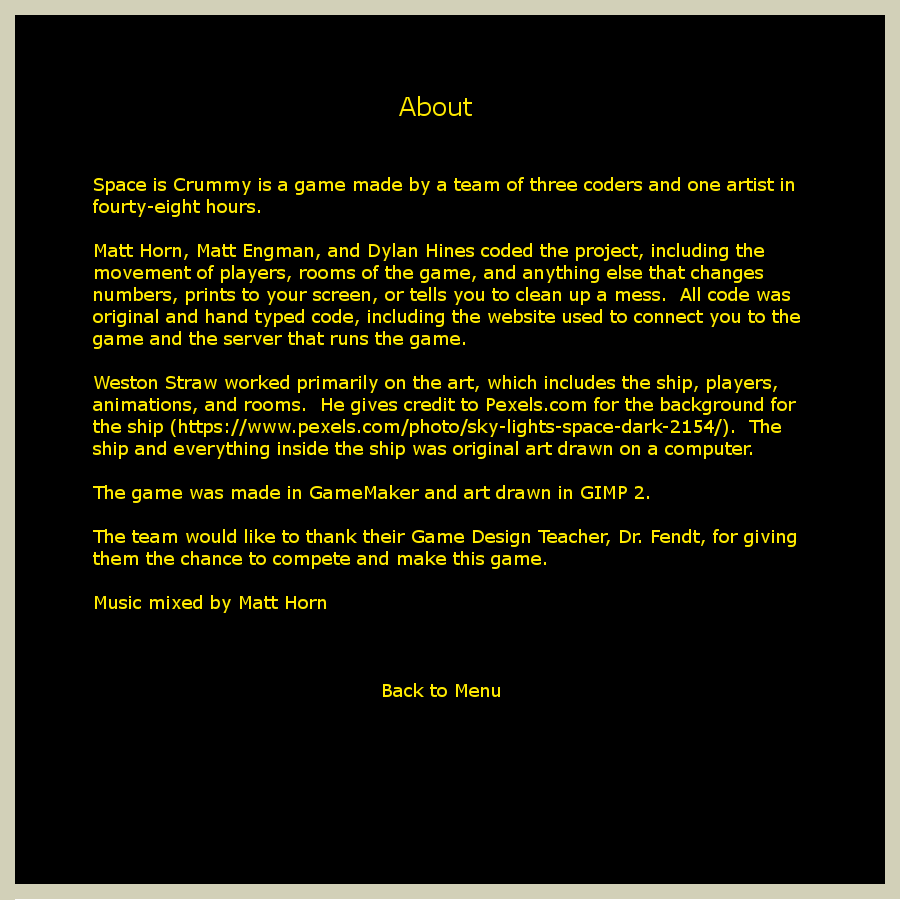
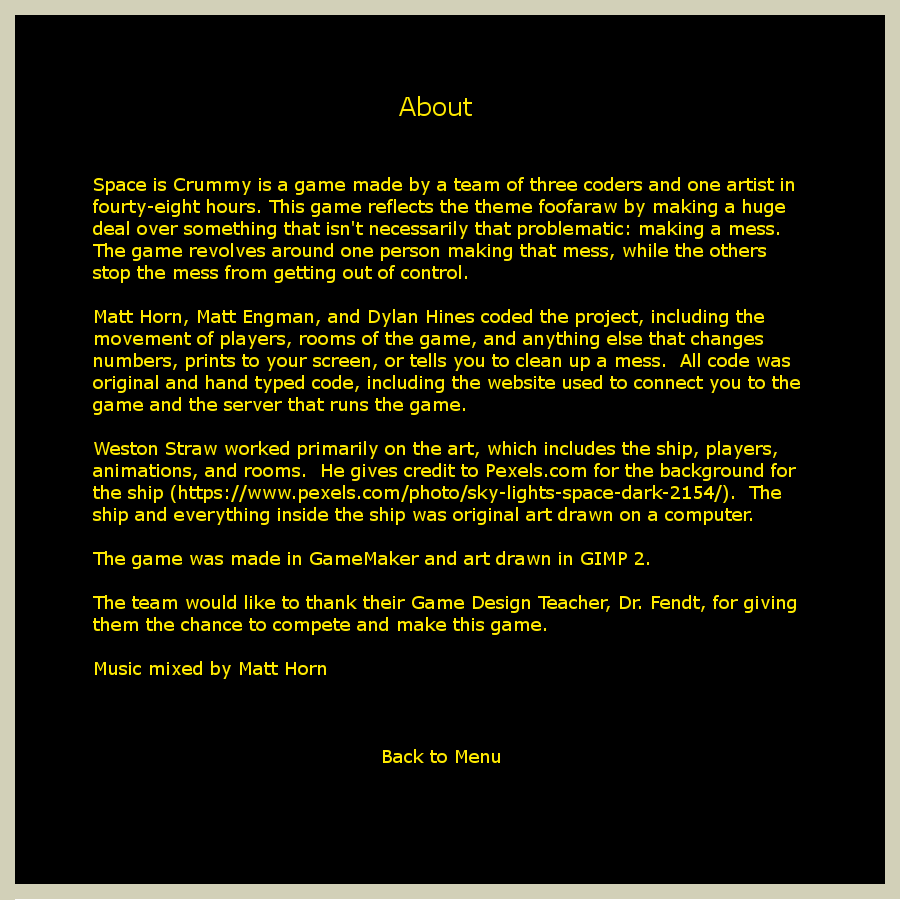
Revision of a layered w=900, h=900 image; what changed, layer by layer:
painted on "Space is Crummy is a game made..." over [93, 199, 800, 763]
